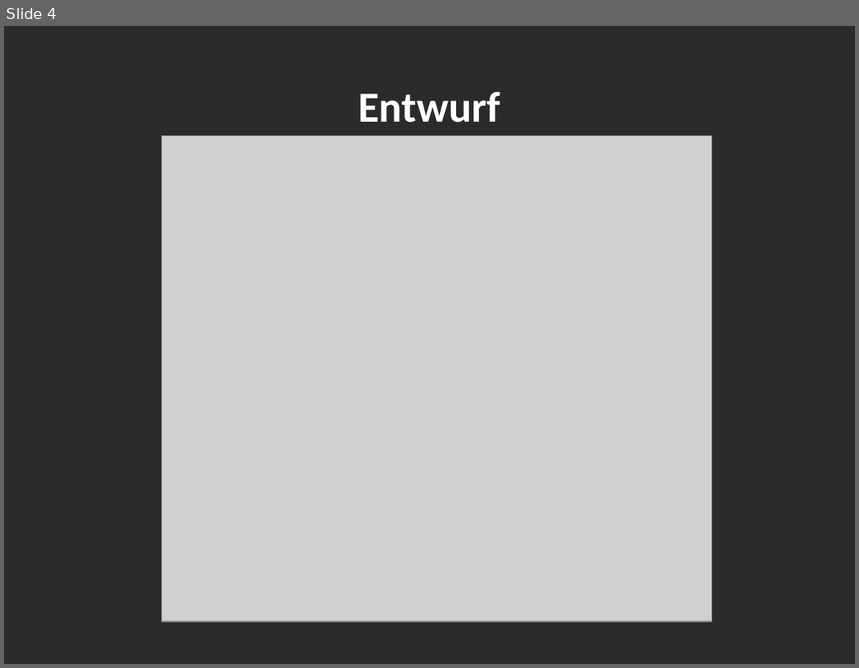
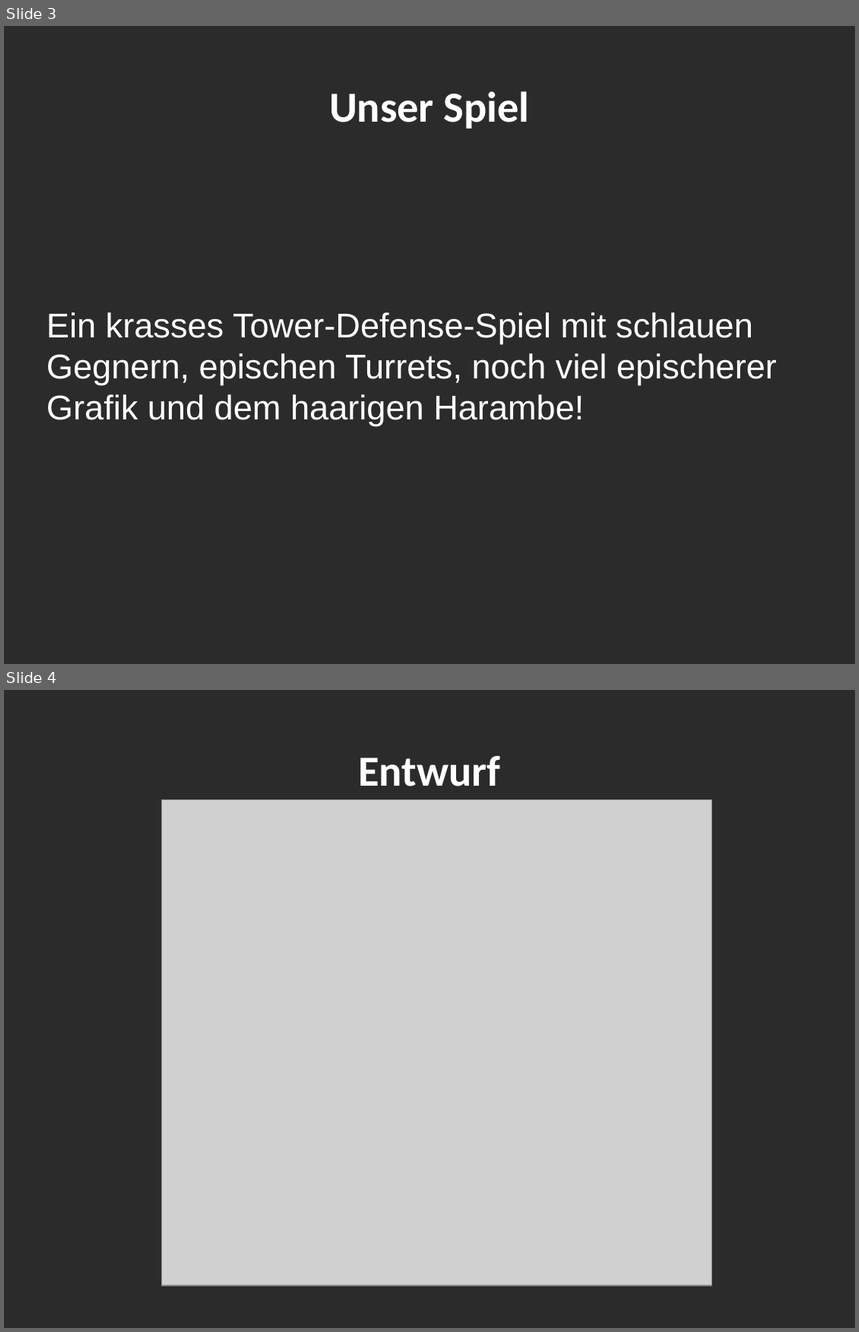
Before and after one commit to Leo1998/Kabuom, a slide deck: projektpräsentation.odp. Shown one above the other, each under a label of ours: slide 4 before the commit, slides 3 and 4 after it. The pictures are 859x668 and 859x1332 pixels, drawn with LibreOffice and Linux fonts; fonts in the diff are those of the drawing; grey boxes stand for pictures; background and template pictures are left out; a plain dark background stands for a picture behind light text. Boxes give left, top, right and bottom in pixels: in the first picture for what was removed or moved away, otherwise in the second. Text is boxed around its words. In the diff, an @@ line names an element or a change of style, - is before the commit and + after.

```diff
--- a/projektpräsentation.odp
+++ b/projektpräsentation.odp
@@ slide 3 added at (4, 26, 855, 664), background picture (left out) @@
@@ title added at (329, 91, 530, 129), 40 pt, text #FFFFFF, bold @@
+Unser Spiel
@@ subtitle added at (47, 313, 777, 427), 32 pt, text #FFFFFF @@
+Ein krasses Tower-Defense-Spiel mit schlauen Gegnern, epischen Turrets, noch viel epischerer Grafik und dem haarigen Harambe!
```
Also in this commit, not shown: 3 slides changed, 7 other slides added, 3 slides removed, 5 other files.
